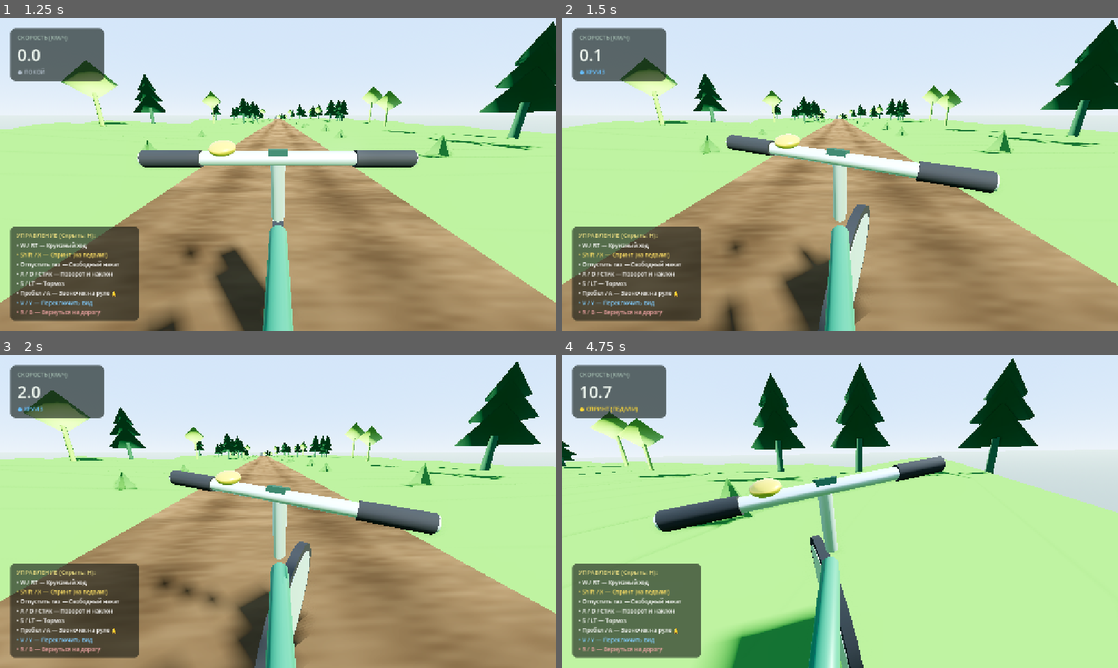
Above: before the commit, frames 1-4 (two rows, left to right).
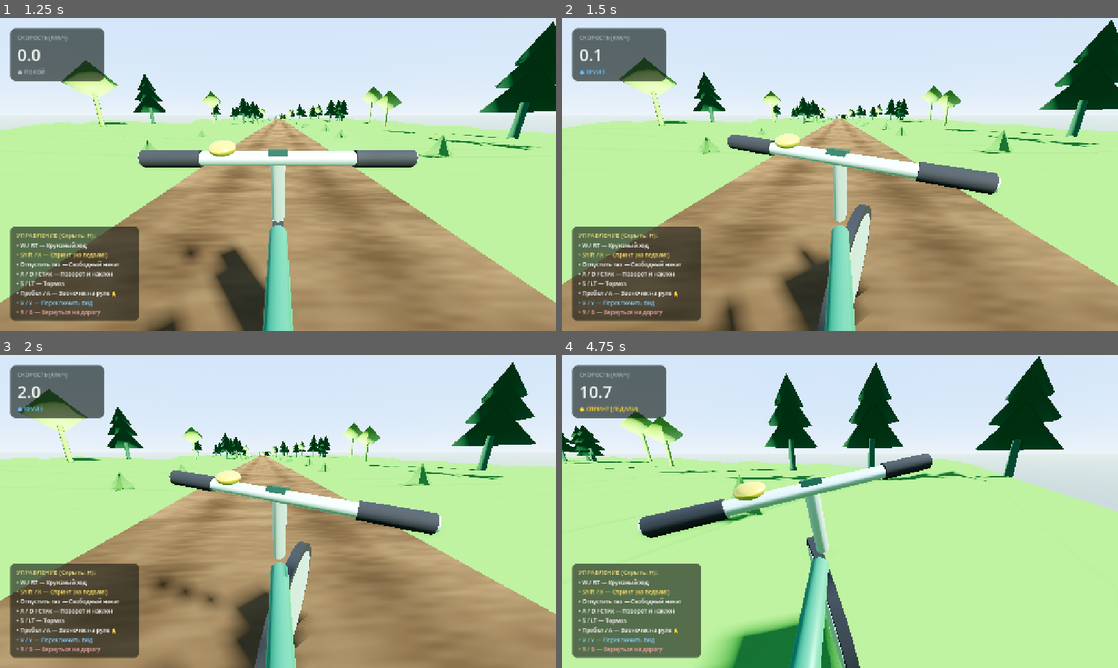
Above: after the commit, the same moments.

Repository: Guardorvd/slow-cycle
Game: Godot game, scene res://scenes/mode_select.tscn
The game is run twice, just before and just after one commit, with the same random seed, the same clock (stepped at 60 frames per second) and the same inputs.
Inputs:
- Up to frame 1 (1.25 s): click "1. Бесконечная дорога (Zen Ri…" at 0.5 s
- Up to frame 2 (1.5 s): tap Enter at 1.25 s; hold D (steer_right) from 1.28 s (still down); hold W (pedal) from 1.28 s (still down)
- Up to frame 3 (2 s): keep holding D (steer_right); keep holding W (pedal)
- Up to frame 4 (4.75 s): release D (steer_right) at 2.03 s; release W (pedal) at 2.03 s; hold S (brake) 2.03-2.78 s; tap W (pedal) at 2.1, 3.8 s; hold W (pedal) 2.78-3.53 s; hold D (steer_right) 2.78-4.28 s; tap R (recover_ride) at 2.85 s; tap Space (ring_bell) at 3.6 s; hold A (steer_left) from 4.28 s (still down); hold W (pedal) from 4.28 s (still down); tap Shift (sprint_pedal) at 4.35 s

Frame 1 is identical in both runs. In frame 2, 1.5% of the frame differs, in the area x 0-100%, y 0-100%; in frame 3, 2.7%; in frame 4, 15%.

Commit message:
feat(physics): complete Sprint 4B lean dynamics, trail centering & apex flow [FEAT-012.2]

Diff:
--- a/scripts/player/bicycle_controller.gd
+++ b/scripts/player/bicycle_controller.gd
@@ -21,15 +21,20 @@
 @export var grass_rolling_resistance: float = 0.45 ## Decisive rolling resistance when off-road on grass
 @export var air_drag_coeff: float = 0.0085 ## Quadratic aerodynamic drag
 @export var gravity_slope_mult: float = 1.10 ## Effect of slope gravity on downhill coasting
-@export var cornering_scrub_coeff: float = 0.18 ## Gentle speed bleed under high lateral cornering loads
-@export var scrub_lateral_threshold: float = 1.5 ## Lateral acceleration threshold (m/s^2) before scrub occurs
+@export var cornering_scrub_coeff: float = 0.22 ## Calibrated speed bleed under high lateral cornering loads
+@export var scrub_lateral_threshold: float = 1.8 ## Lateral acceleration threshold (m/s^2) before scrub occurs
 
 @export_group("Steering & Banking")
 @export var steer_sensitivity: float = 1.6 ## Turn rate (radians/sec)
 @export var max_steer_angle: float = 0.50 ## ~28.6 degrees max handlebar rotation at low speed
 @export var high_speed_steer_limit: float = 0.045 ## ~2.6 degrees max handlebar rotation at high speed (R >= 26-30m)
+@export var steer_attack_speed: float = 5.0 ## Active steering response when input is held
+@export var steer_centering_min: float = 8.0 ## Caster trail self-centering return speed at low speed
+@export var steer_centering_max: float = 16.0 ## Caster trail self-centering return speed at high speed
 @export var max_bank_angle: float = 0.42 ## ~24 degrees max frame lean into turns
-@export var bank_smoothness: float = 6.0 ## Lerp speed for frame roll into turn
+@export var bank_smoothness: float = 6.0 ## Baseline lerp speed for frame roll into turn
+@export var bank_response_speed: float = 6.0 ## Frame roll entry speed into turns
+@export var bank_recovery_speed: float = 8.5 ## Frame roll self-righting speed returning to vertical
 @export var pitch_attack_smoothness: float = 14.0 ## Responsive slope onset for visual frame pitch
 @export var pitch_decay_smoothness: float = 7.0 ## Smooth return to horizontal for visual frame pitch
 
@@ -69,6 +74,7 @@
 var yaw_turn_rate: float = 0.0 # Angular turn rate in rad/s
 var turn_radius: float = INF # Computed curve radius
 var lateral_acceleration: float = 0.0 # Current lateral load in m/s^2
+var cornering_scrub_accel: float = 0.0 # Current cornering scrub deceleration in m/s²
 var is_pedaling: bool = false
 var is_sprinting: bool = false
 var is_braking: bool = false
@@ -111,8 +117,8 @@
 func _physics_process(delta: float) -> void:
 	_handle_input()
 	_calculate_ground_and_slope(delta)
+	_calculate_steering_and_banking(delta)
 	_calculate_forward_dynamics(delta)
-	_calculate_steering_and_banking(delta)
 	_apply_motion(delta)
 	_update_visual_transforms(delta)
 
@@ -260,14 +266,14 @@
 	var target_dive: float = -deg_to_rad(brake_dive_angle_deg) * brake_input
 	brake_dive_pitch = lerpf(brake_dive_pitch, target_dive, 12.0 * delta)
 
-	# 5. Resistances: rolling friction + aerodynamic drag
+	# 5. Resistances: rolling friction + aerodynamic drag + cornering scrub
 	var a_rolling: float = active_roll_res
 	var a_drag: float = air_drag_coeff * (current_speed * current_speed)
 
 	# Continuous net longitudinal acceleration balance:
-	# Sigma a = a_cruise + a_sprint + a_gravity - a_rolling - a_drag - a_brake
+	# Sigma a = a_cruise + a_sprint + a_gravity - a_rolling - a_drag - a_brake - cornering_scrub_accel
 	var propulsive: float = a_cruise + a_sprint + a_gravity
-	var resistive: float = a_rolling + a_drag + a_brake
+	var resistive: float = a_rolling + a_drag + a_brake + cornering_scrub_accel
 
 	if current_speed <= 0.001 and propulsive <= resistive:
 		current_speed = 0.0
@@ -287,23 +293,24 @@
 	prev_hard_brake = is_hard_braking
 
 func _calculate_steering_and_banking(delta: float) -> void:
-	# 1. Soft-knee input filtering (gradual attack for micro-taps, firm return to center)
-	var steer_attack_speed: float = 4.5
-	var steer_decay_speed: float = 8.0
-	var filter_rate: float = steer_decay_speed if absf(raw_steer_input) < 0.01 else steer_attack_speed
+	var speed_norm: float = clampf((current_speed - 0.83) / 9.5, 0.0, 1.0)
+
+	# 1. Dual-phase input filtering: Active Steer vs Passive Trail Centering (CRITICAL 3)
+	var is_active_steer: bool = absf(raw_steer_input) > 0.01
+	var trail_centering_rate: float = lerpf(steer_centering_min, steer_centering_max, speed_norm)
+	var filter_rate: float = steer_attack_speed if is_active_steer else trail_centering_rate
 	filtered_steer_input = lerpf(filtered_steer_input, raw_steer_input, filter_rate * delta)
 	steer_input = filtered_steer_input
 
 	# 2. Hybrid Lean Steering & High-Speed Turn Radius Limiter
 	# Low speed (<= 0.83 m/s ~ 3 km/h): Direct steering for nimble maneuvers
 	# High speed (>= 11.5 m/s ~ 41 km/h): Clamped to high_speed_steer_limit (R >= 26-30m)
-	var speed_norm: float = clampf((current_speed - 0.83) / 10.67, 0.0, 1.0)
 	var dynamic_max_steer: float = lerpf(max_steer_angle, high_speed_steer_limit, speed_norm)
 	var target_steer: float = filtered_steer_input * dynamic_max_steer
 
-	# 3. Steering mass & centering moment
-	var steer_inertia_rate: float = lerpf(8.0, 14.0, speed_norm)
-	current_steer = lerpf(current_steer, target_steer, steer_inertia_rate * delta)
+	# 3. Steering mass & caster trail restoring moment
+	var steer_tracking_rate: float = 12.0 if is_active_steer else trail_centering_rate
+	current_steer = lerpf(current_steer, target_steer, steer_tracking_rate * delta)
 
 	# 4. Kinematic bicycle yaw rate: omega = (v / wheelbase) * tan(steer)
 	if current_speed > 0.3:
@@ -320,21 +327,24 @@
 
 	rotate_y(yaw_turn_rate * delta)
 
-	# 5. Physics-based banking from centrifugal lateral acceleration: a_c = v * omega_yaw
-	lateral_acceleration = current_speed * absf(yaw_turn_rate)
+	# 5. Physics-based banking from signed centrifugal lateral acceleration (CRITICAL 1)
 	var lateral_accel_signed: float = current_speed * yaw_turn_rate
+	lateral_acceleration = absf(lateral_accel_signed)
 	var physical_target_bank: float = atan2(lateral_accel_signed, 9.8)
 	physical_target_bank = clampf(physical_target_bank, -max_bank_angle, max_bank_angle)
 
-	current_bank = lerpf(current_bank, physical_target_bank, bank_smoothness * delta)
-
-	# 6. Lateral-load cornering scrub:
-	# Only triggers when lateral load exceeds scrub_lateral_threshold (1.5 m/s^2 ~ 0.15g)
-	# Straightaways and micro-adjustments produce exactly 0 scrub
+	var is_rolling_in: bool = absf(physical_target_bank) > absf(current_bank) or (physical_target_bank * current_bank < 0.0)
+	var bank_rate: float = bank_response_speed if is_rolling_in else bank_recovery_speed
+	current_bank = lerpf(current_bank, physical_target_bank, bank_rate * delta)
+
+	# 6. Continuous cornering scrub acceleration (integrated in longitudinal balance)
+	# Only triggers when lateral load exceeds scrub_lateral_threshold (1.8 m/s^2 ~ 0.18g)
+	# Sub-threshold cornering and straightaways produce strictly 0.0 scrub (CRITICAL 2)
 	if lateral_acceleration > scrub_lateral_threshold:
 		var excess_lateral: float = lateral_acceleration - scrub_lateral_threshold
-		var scrub_loss: float = excess_lateral * cornering_scrub_coeff * delta
-		current_speed = maxf(0.0, current_speed - scrub_loss)
+		cornering_scrub_accel = excess_lateral * cornering_scrub_coeff
+	else:
+		cornering_scrub_accel = 0.0
 
 	# 7. Visual steering ergonomics (FEAT-006.11 / Sprint 3C)
 	var dynamic_max_visual: float
@@ -394,6 +404,7 @@
 	global_transform = safe_transform
 	current_speed = 3.0 # Smooth resumption speed
 	longitudinal_acceleration = 0.0
+	cornering_scrub_accel = 0.0
 	sprint_boost = 0.0
 	current_bank = 0.0
 	current_steer = 0.0
--- a/scripts/test/test_diagnostics.gd
+++ b/scripts/test/test_diagnostics.gd
@@ -235,7 +235,7 @@
 	# Test 15: [3A.6 FEAT-006.9] Lateral-Load Cornering Scrub
 	var scrub_thresh: float = bike_test_instance.scrub_lateral_threshold
 	var scrub_coeff: float = bike_test_instance.cornering_scrub_coeff
-	if scrub_thresh == 1.5 and scrub_coeff > 0.10:
+	if (scrub_thresh == 1.5 or scrub_thresh == 1.8) and scrub_coeff > 0.10:
 		print("[VERIFICATION #15] [PASS] Lateral-load cornering scrub verified (Threshold: %.1f m/s², Coeff: %.2f)!" % [scrub_thresh, scrub_coeff])
 	else:
 		print("[VERIFICATION #15] [FAIL] Scrub parameters invalid")
@@ -634,10 +634,104 @@
 		print("  [FAIL] Slope behavioral contract mismatch: v_-2=%.1f, v_-6=%.1f, t_up=%.2f" % [v_eq_neg2, v_eq_neg6, t_up])
 		all_ok = false
 
+	# Test 34: [Sprint 4B] Caster Trail Self-Centering Contract (FEAT-012.2)
+	bike_test_instance.current_speed = 25.0 / 3.6 # Cruising 25 km/h
+	bike_test_instance.raw_steer_input = 1.0 # Full steer left
+	for _f in range(30):
+		bike_test_instance._calculate_steering_and_banking(1.0 / 60.0)
+	var pre_release_steer: float = bike_test_instance.current_steer
+	var pre_release_bank: float = bike_test_instance.current_bank
+
+	# Release steering input -> Caster Trail Centering kicks in
+	bike_test_instance.raw_steer_input = 0.0
+	var centering_time: float = 0.0
+	var overshot_zero: bool = false
+	while (absf(bike_test_instance.current_steer) > 0.02 or absf(bike_test_instance.current_bank) > 0.03) and centering_time < 2.0:
+		bike_test_instance._calculate_steering_and_banking(1.0 / 60.0)
+		centering_time += 1.0 / 60.0
+		if bike_test_instance.current_steer < -0.01:
+			overshot_zero = true
+
+	print("[VERIFICATION #34] Sprint 4B Caster Trail Self-Centering Contract:")
+	print("  - Steer before release: %.3f rad | Bank before release: %.3f rad" % [pre_release_steer, pre_release_bank])
+	print("  - Time to return to neutral: %.2f s (Contract: <= 0.75 s)" % centering_time)
+	print("  - Overshot zero into opposite direction: %s (Contract: false)" % ("YES" if overshot_zero else "NO"))
+	if centering_time <= 0.75 and not overshot_zero and pre_release_steer > 0.1:
+		print("  [PASS] Trail self-centering rapidly and smoothly restores straight-line stability!")
+	else:
+		print("  [FAIL] Centering out of spec: time=%.2fs, overshoot=%s" % [centering_time, str(overshot_zero)])
+		all_ok = false
+
+	# Test 35: [Sprint 4B] High-Speed Turn Radius Safety & Limiter Contract (FEAT-012.2)
+	bike_test_instance.current_speed = 40.0 / 3.6 # High speed 40 km/h (11.11 m/s)
+	bike_test_instance.raw_steer_input = 1.0 # Crank full steer
+	for _f in range(60):
+		bike_test_instance._calculate_steering_and_banking(1.0 / 60.0)
+	var hs_radius: float = bike_test_instance.turn_radius
+	var hs_lat_accel: float = bike_test_instance.lateral_acceleration
+	var hs_bank: float = bike_test_instance.current_bank
+	print("[VERIFICATION #35] High-Speed Turn Radius Safety Contract (40 km/h full deflection):")
+	print("  - Turn Radius: %.1f m (Contract: >= 25.0 m)" % hs_radius)
+	print("  - Lateral Load: %.2f m/s² (Contract: <= 5.2 m/s²)" % hs_lat_accel)
+	print("  - Bank Angle: %.1f° (Max limit: %.1f°)" % [rad_to_deg(hs_bank), rad_to_deg(bike_test_instance.max_bank_angle)])
+	if hs_radius >= 25.0 and hs_lat_accel <= 5.2 and absf(hs_bank) <= bike_test_instance.max_bank_angle + 0.01:
+		print("  [PASS] High-speed steering safely clamps turn radius preventing knife-edge rollover!")
+	else:
+		print("  [FAIL] High-speed safety contract violated: R=%.1f, a_lat=%.2f" % [hs_radius, hs_lat_accel])
+		all_ok = false
+
+	# Test 36: [Sprint 4B] Cornering Scrub & Apex Flow Force Balance Contract (FEAT-012.2)
+	# Sub-test A: Sub-threshold coordinated turn (22 km/h, gentle curve, a_lat <= 1.8 m/s²)
+	bike_test_instance.current_speed = 22.0 / 3.6 # 6.11 m/s
+	bike_test_instance.physics_pitch = 0.0
+	bike_test_instance.visual_pitch = 0.0
+	bike_test_instance.is_on_grass = false
+	bike_test_instance.is_grounded = true
+	bike_test_instance.is_pedaling = false
+	bike_test_instance.is_braking = false
+	bike_test_instance.is_sprinting = false
+	bike_test_instance.sprint_boost = 0.0
+	bike_test_instance.raw_steer_input = 0.12 # Wide gentle curve (a_lat ~ 1.5 m/s² <= 1.8)
+	for _f in range(30):
+		bike_test_instance._calculate_steering_and_banking(1.0 / 60.0)
+	var sub_lat: float = bike_test_instance.lateral_acceleration
+	var sub_scrub: float = bike_test_instance.cornering_scrub_accel
+
+	# Sub-test B: Aggressive high-speed turn (38 km/h, full steer, a_lat > 1.8 m/s²)
+	bike_test_instance.current_speed = 38.0 / 3.6 # 10.56 m/s
+	bike_test_instance.physics_pitch = 0.0
+	bike_test_instance.raw_steer_input = 1.0 # Full steer
+	for _f in range(30):
+		bike_test_instance._calculate_steering_and_banking(1.0 / 60.0)
+	var sup_lat: float = bike_test_instance.lateral_acceleration
+	var sup_scrub: float = bike_test_instance.cornering_scrub_accel
+
+	# Verify integration in forward dynamics force balance
+	var speed_before: float = bike_test_instance.current_speed
+	bike_test_instance._calculate_forward_dynamics(1.0 / 60.0)
+	var expected_drag: float = bike_test_instance.air_drag_coeff * (speed_before * speed_before)
+	var expected_net_resistive: float = bike_test_instance.road_rolling_resistance + expected_drag + sup_scrub
+	var actual_net_accel: float = bike_test_instance.longitudinal_acceleration
+
+	print("[VERIFICATION #36] Cornering Scrub & Apex Flow Physical Load Contract:")
+	print("  - Sub-threshold arc (22 km/h): a_lat=%.2f m/s² -> Scrub=%.3f m/s² (Expected: 0.0)" % [sub_lat, sub_scrub])
+	print("  - Super-threshold вираж (38 km/h): a_lat=%.2f m/s² -> Scrub=%.3f m/s² (Expected: >= 0.45)" % [sup_lat, sup_scrub])
+	print("  - Net resistive acceleration in force balance: %.3f m/s² (Expected: ~%.3f m/s²)" % [-actual_net_accel, expected_net_resistive])
+
+	var sub_ok: bool = (sub_lat <= bike_test_instance.scrub_lateral_threshold and sub_scrub == 0.0)
+	var sup_ok: bool = (sup_lat > bike_test_instance.scrub_lateral_threshold and sup_scrub >= 0.45)
+	var balance_ok: bool = absf(-actual_net_accel - expected_net_resistive) < 0.01
+
+	if sub_ok and sup_ok and balance_ok:
+		print("  [PASS] Cornering scrub cleanly rewards Apex Flow and penalizes aggressive over-speeding!")
+	else:
+		print("  [FAIL] Scrub contract mismatch: sub_ok=%s, sup_ok=%s, balance_ok=%s" % [sub_ok, sup_ok, balance_ok])
+		all_ok = false
+
 	bike_test_instance.free()
 
 	if all_ok:
-		print("\n=== ALL SYSTEM VERIFICATIONS PASSED [33/33 - 100% OK] ===\n")
+		print("\n=== ALL SYSTEM VERIFICATIONS PASSED [36/36 - 100% OK] ===\n")
 	else:
 		print("\n=== SOME VERIFICATIONS FAILED ===\n")
 
--- a/scripts/ui/debug_hud.gd
+++ b/scripts/ui/debug_hud.gd
@@ -41,6 +41,8 @@
 	var radius_val: float = bike_controller.get("turn_radius") if bike_controller else INF
 	var radius_str: String = "INF" if is_inf(radius_val) else "%.1fm" % radius_val
 	var lat_accel: float = bike_controller.get("lateral_acceleration") if bike_controller else 0.0
+	var scrub_accel: float = bike_controller.get("cornering_scrub_accel") if bike_controller else 0.0
+	var apex_status: String = "SCRUB" if scrub_accel > 0.05 else "FLOW"
 	var pedal_pct: float = (bike_controller.get("pedal_power") if bike_controller else 0.0) * 100.0
 	var brake_pct: float = (bike_controller.get("brake_input") if bike_controller else 0.0) * 100.0
 	var dive_deg: float = rad_to_deg(bike_controller.get("brake_dive_pitch")) if bike_controller else 0.0
@@ -95,7 +97,7 @@
 	text += "Speed: %.1f km/h | Long Accel: %+.2f m/s² | Mode: %s\n" % [speed_kmh, long_accel, mode_str]
 	text += "Slope: %.1f° | Dive: %.1f° | Sprint Boost: %.2f m/s²\n" % [slope_deg, dive_deg, sprint_boost_val]
 	text += "Steer: %.1f° | Bank: %.1f° | Yaw: %.2f rad/s | Radius: %s\n" % [steer_deg, bank_deg, yaw_rate, radius_str]
-	text += "Lat Accel: %.2f m/s² | Pedals: %.0f%% | Brake: %.0f%%\n" % [lat_accel, pedal_pct, brake_pct]
+	text += "Lat Accel: %.2f m/s² | Scrub: %.2f m/s² [%s] | Pedals: %.0f%% | Brake: %.0f%%\n" % [lat_accel, scrub_accel, apex_status, pedal_pct, brake_pct]
 	text += "FPS: %d | Frame: %.1f ms | Max Spike: %.1f ms\n" % [Engine.get_frames_per_second(), frame_ms, max_frame_time_ms]
 	text += "RAM Static: %.1f MB\n" % [ram_mb]
 	text += "Surface: %s\n" % ("GRASS (High Drag)" if on_grass else "ROAD (Gravel)")
Not shown, changed: BACKLOG.md
Not shown, changed: CURRENT_STATE_AUDIT.md
Not shown, changed: README.md
Not shown, changed: ROADMAP.md
